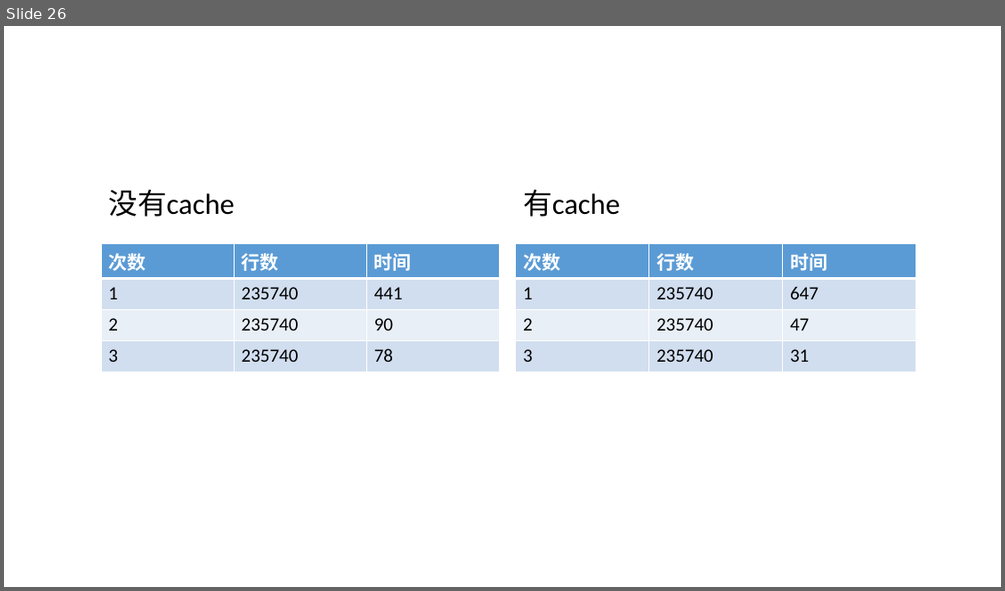
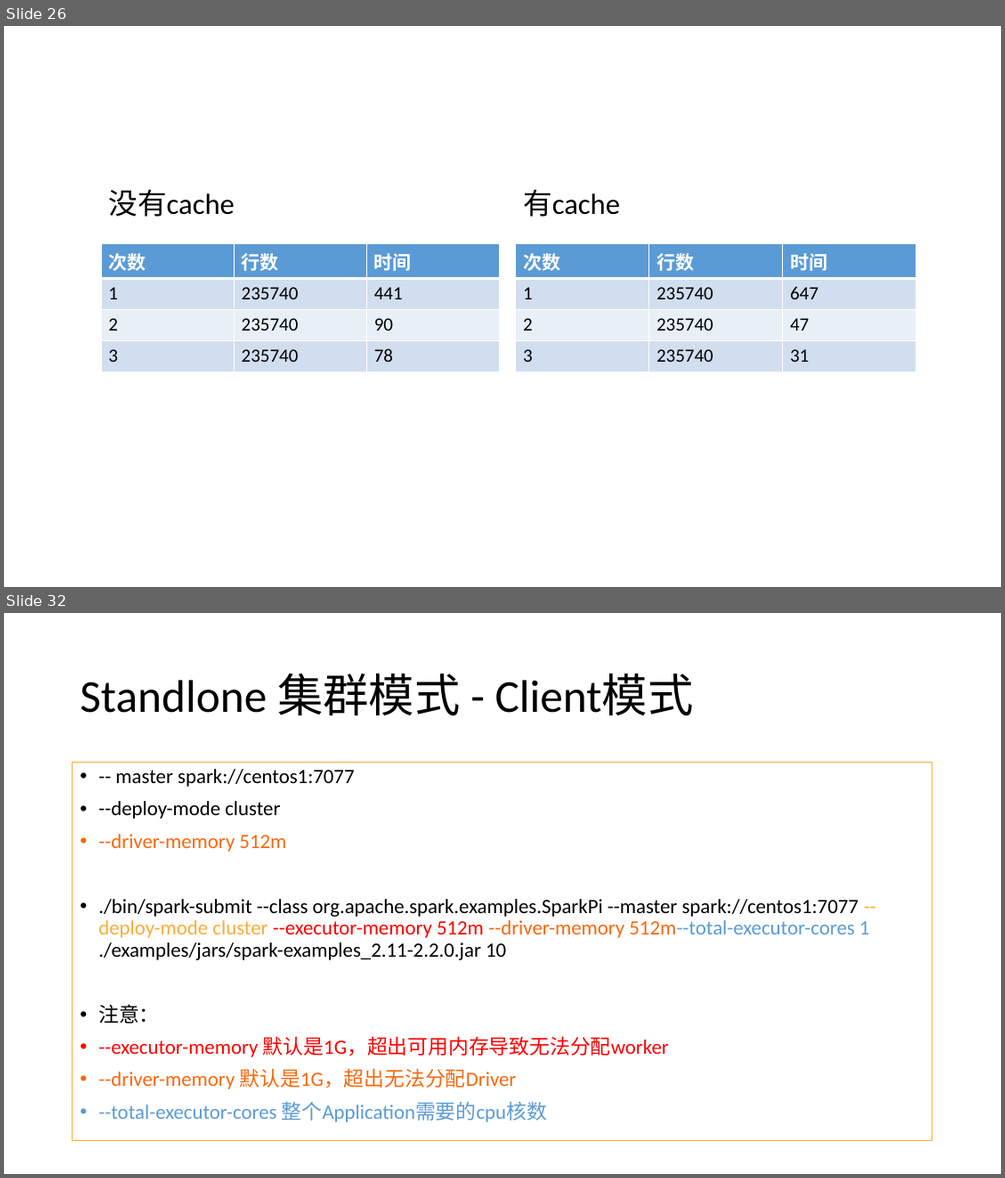
Before and after one commit to zhangpanfeng/darren-spark, a slide deck: doc/Spark.pptx. Shown one above the other, each under a label of ours: slide 26 before the commit, slides 26 and 32 after it; the slides between them are not shown. The pictures are 1005x591 and 1005x1178 pixels, drawn with LibreOffice and Linux fonts; fonts in the diff are those of the drawing. Boxes give left, top, right and bottom in pixels: in the first picture for what was removed or moved away, otherwise in the second. Text is boxed around its words. In the diff, an @@ line names an element or a change of style, - is before the commit and + after.

Commit message:
update master

```diff
--- a/doc/Spark.pptx
+++ b/doc/Spark.pptx
@@ slide 32 added at <box>4,613,1001,1174</box>, background #FFFFFF @@
@@ title added at <box>80,674,694,716</box>, 44 pt, text #000000 @@
+Standlone 集群模式 - Client模式
@@ text added at <box>73,763,933,1141</box>, outline #FCAD36 0.75 pt, 19.6 pt, text #000000 @@
+• -- master spark://centos1:7077
+• --deploy-mode cluster
+• --driver-memory 512m
+• ./bin/spark-submit --class org.apache.spark.examples.SparkPi --master spark://centos1:7077 --deploy-mode cluster --executor-memory 512m --driver-memory 512m--total-executor-cores 1 ./examples/jars/spark-examples_2.11-2.2.0.jar 10
+• 注意：
+• --executor-memory 默认是1G，超出可用内存导致无法分配worker
+• --driver-memory 默认是1G，超出无法分配Driver
+• --total-executor-cores 整个Application需要的cpu核数
```
Also in this commit, not shown: 12 other slides added, 2 slides removed, 8 other files.
